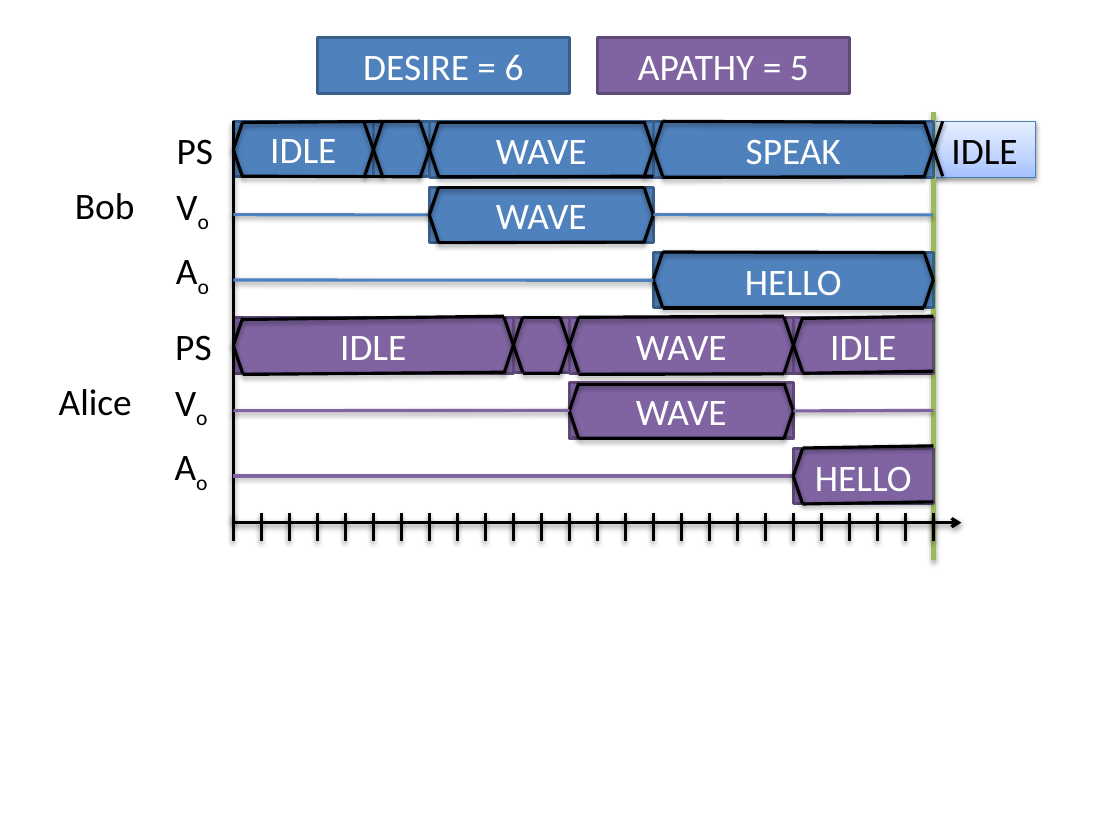
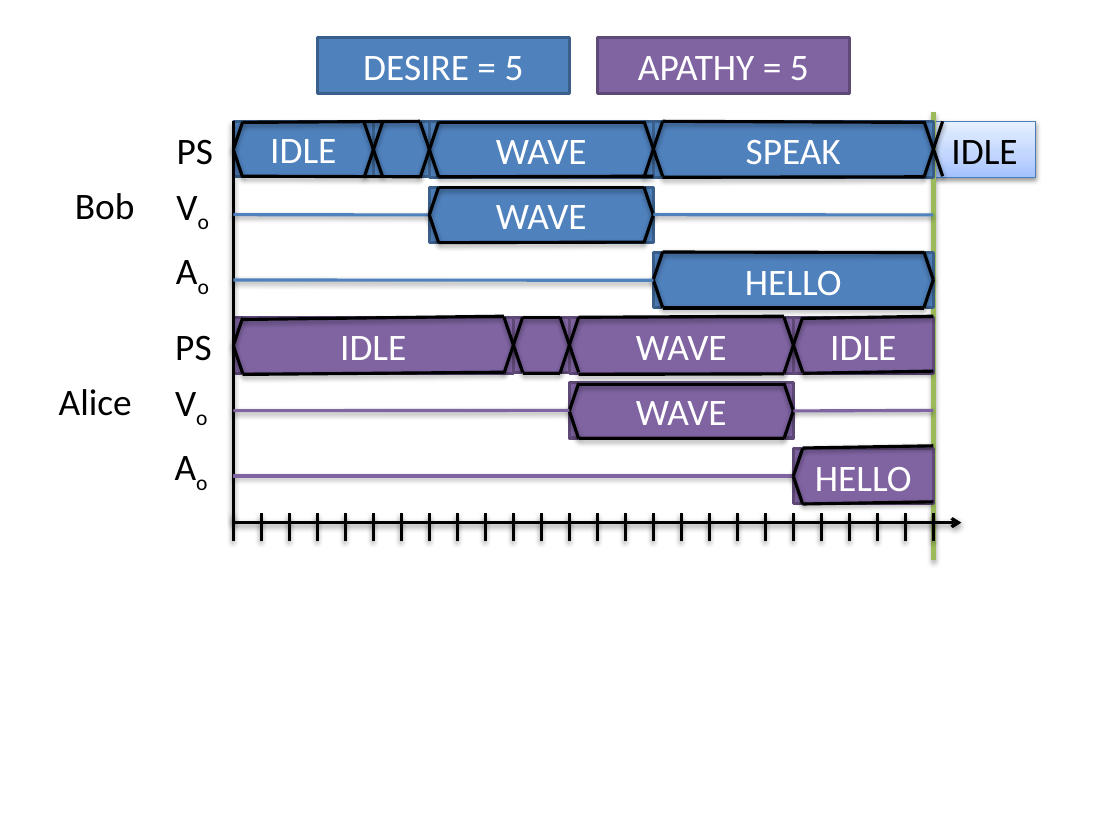
Before and after one commit to ericmercer/workload, a slide deck: slide 37 of publications_and_presentations/FVHMS-2014.pptx (slide 33 before the commit). Drawn at 1120x840 pixels with LibreOffice and Linux fonts; fonts in the diff are those of the drawing; background and template pictures are left out. Boxes give left, top, right and bottom in pixels: in the first picture for what was removed or moved away, otherwise in the second. Text is boxed around its words. In the diff, an @@ line names an element or a change of style, - is before the commit and + after.

```diff
--- a/publications_and_presentations/FVHMS-2014.pptx
+++ b/publications_and_presentations/FVHMS-2014.pptx
@@ text in rectangle at (363, 56, 524, 80): text changed @@
-DESIRE = 6
+DESIRE = 5
```
Also in this commit, not shown: 7 other slides changed, 4 slides added.
